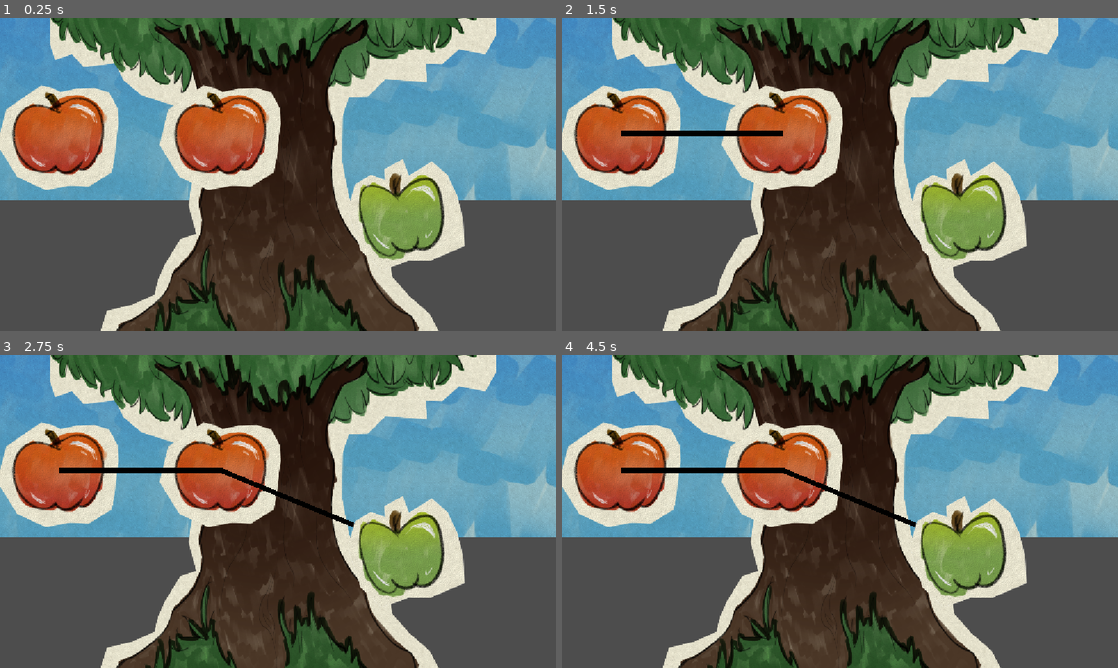
Above: before the commit, frames 1-4 (two rows, left to right).
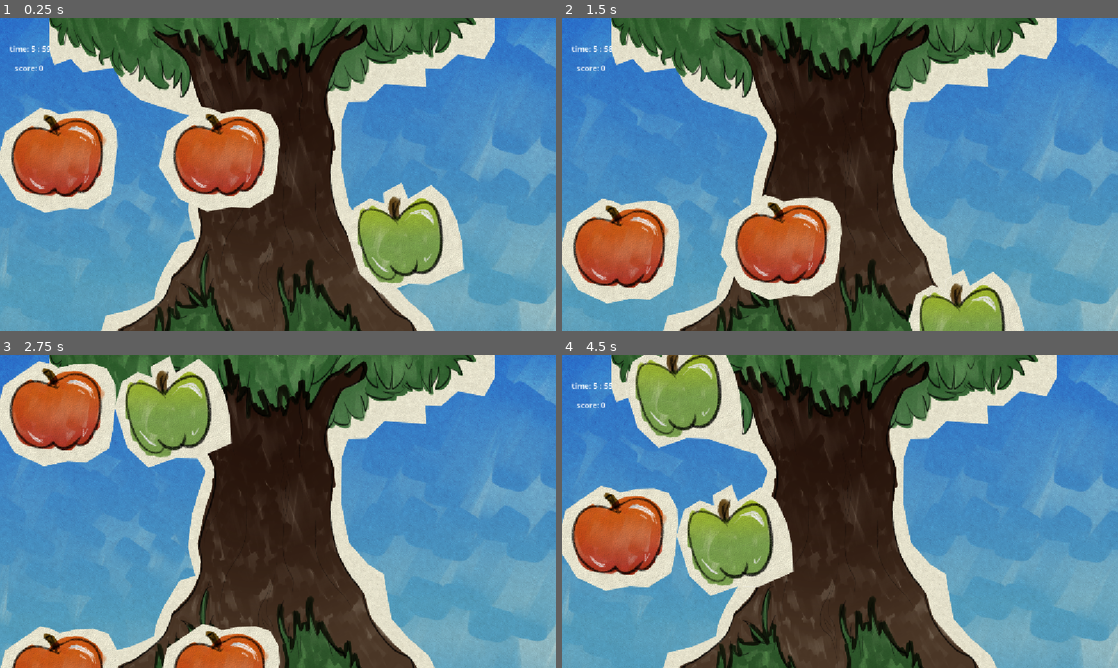
Above: after the commit, the same moments.

Repository: evelicry/Apple-Link
Game: Godot game, scene res://scenes/main.tscn
The game is run twice, just before and just after one commit, with the same random seed, the same clock (stepped at 60 frames per second) and the same inputs.
Inputs (mouse positions are in pixels of both pictures, inside the frame that each line leads up to):
- Up to frame 1 (0.25 s): no input
- Up to frame 2 (1.5 s): move the mouse to (617, 136) at 0.52 s; click (617, 136) at 0.67 s; move the mouse to (784, 136) at 1.27 s; click (784, 136) at 1.42 s
- Up to frame 3 (2.75 s): move the mouse to (405, 552) at 2.02 s; click (405, 552) at 2.17 s
- Up to frame 4 (4.5 s): move the mouse to (812, 574) at 2.77 s; click (812, 574) at 2.92 s; move the mouse to (1006, 558) at 3.52 s; click (1006, 558) at 3.67 s; move the mouse to (673, 464) at 4.27 s; click (673, 464) at 4.42 s

The runs differ from the first frame. In frame 1, 58% of the frame differs, in the area x 0-100%, y 0-100%; in frame 2, 66%; in frame 3, 66%; in frame 4, 65%.

Commit message:
apples are falling, colliding with the floor deletes apple
theres a timer for like 6 minuites
and another timer to spawn apples
point counter. apples fall.

Diff:
--- a/scenes/main.tscn
+++ b/scenes/main.tscn
@@ -7,12 +7,19 @@
 [ext_resource type="Texture2D" uid="uid://dy24eyce547d0" path="res://sprites/sky.webp" id="4_tbgi4"]
 [ext_resource type="PackedScene" uid="uid://cln68yaevk3i8" path="res://scenes/FakeApple.tscn" id="6_tefeu"]
 
-[node name="Node2D" type="Node2D" unique_id=263240350]
-position = Vector2(120, 248)
+[sub_resource type="RectangleShape2D" id="RectangleShape2D_kuldn"]
+size = Vector2(1477, 197)
+
+[node name="Node2D" type="Node2D" unique_id=263240350 node_paths=PackedStringArray("score_counter", "time_label", "apple_spawn_timer", "game_end_timer", "line")]
 script = ExtResource("1_sugp2")
+score_counter = NodePath("ScoreCounterLabel")
+time_label = NodePath("TimeLabel")
+apple_spawn_timer = NodePath("AppleSpawnTimer")
+game_end_timer = NodePath("GameEndTimer")
+line = NodePath("ObjectLinker")
 
-[node name="Sprite2D" type="Sprite2D" parent="." unique_id=275230730]
-position = Vector2(436, -232)
+[node name="Sky" type="Sprite2D" parent="." unique_id=275230730]
+position = Vector2(461, 82)
 texture = ExtResource("4_tbgi4")
 
 [node name="Tree" type="Sprite2D" parent="." unique_id=1615815234]
@@ -33,3 +40,38 @@
 
 [node name="FakeApple" parent="." unique_id=811304147 instance=ExtResource("6_tefeu")]
 position = Vector2(722, 159)
+
+[node name="Floor" type="Area2D" parent="." unique_id=76121293]
+position = Vector2(9, -22)
+
+[node name="CollisionShape2D" type="CollisionShape2D" parent="Floor" unique_id=798370726]
+position = Vector2(434.5, 502.5)
+shape = SubResource("RectangleShape2D_kuldn")
+
+[node name="Camera2D" type="Camera2D" parent="." unique_id=1685695253]
+position = Vector2(458, 66)
+
+[node name="AppleSpawnTimer" type="Timer" parent="." unique_id=674892440]
+wait_time = 2.0
+autostart = true
+
+[node name="GameEndTimer" type="Timer" parent="." unique_id=1441941482]
+wait_time = 360.0
+autostart = true
+
+[node name="TimeLabel" type="Label" parent="." unique_id=241298499]
+offset_left = -98.0
+offset_top = -206.0
+offset_right = -40.0
+offset_bottom = -183.0
+text = "time"
+
+[node name="ScoreCounterLabel" type="Label" parent="." unique_id=1506570100]
+offset_left = -88.0
+offset_top = -166.0
+offset_right = -45.0
+offset_bottom = -143.0
+text = "Score"
+
+[connection signal="body_entered" from="Floor" to="." method="_on_floor_body_entered"]
+[connection signal="timeout" from="AppleSpawnTimer" to="." method="_on_timer_timeout"]
--- a/scripts/global.gd
+++ b/scripts/global.gd
@@ -1,3 +1,51 @@
 extends Node
 
 var points = 0
+const fake_apple = preload("res://scenes/FakeApple.tscn")
+const real_apple = preload("res://scenes/RealApple.tscn")
+@export var score_counter:Label
+@export var time_label:Label
+@export var apple_spawn_timer:Timer
+@export var game_end_timer:Timer
+## amount of apples that will spawn
+@export var apples_spawn_per_timer:int = 3
+## the higher this value is the less fake apples will spawn
+@export var chance_for_fake_apple:int = 3
+
+@export var line:ObjectLinker
+var minute = 0
+var second = 0
+
+
+func _process(_delta: float) -> void:
+	for i in get_tree().get_nodes_in_group("Apple"):
+		i.get_parent().position.y += randf_range(0.5,2)
+
+	if game_end_timer != null:
+		minute =  floor(game_end_timer.time_left / 60)
+		second =  int(game_end_timer.time_left) % 60
+		time_label.text = "time: "+ str(int(minute)) +" : "+ str(second)
+
+	if score_counter != null:
+		score_counter.text = "score: " +str(points)
+	if line != null:
+		line.clear_points()
+func _on_floor_body_entered(body: Node2D) -> void:
+	if body.is_in_group("Apple"):
+		points = -1
+		body.queue_free()
+
+
+func _on_timer_timeout() -> void:
+	for i in apples_spawn_per_timer:
+		if randi_range(1, chance_for_fake_apple) == chance_for_fake_apple:
+			var f_apple = fake_apple.instantiate()
+			f_apple.position.y = -250.0
+			f_apple.position.x = randi_range(-70, 972)
+			add_child(f_apple)
+			return
+		var r_apple = real_apple.instantiate()
+		r_apple.position.y = -250.0
+		r_apple.position.x = randi_range(-70, 972)
+		add_child(r_apple)
+	apple_spawn_timer.start()
